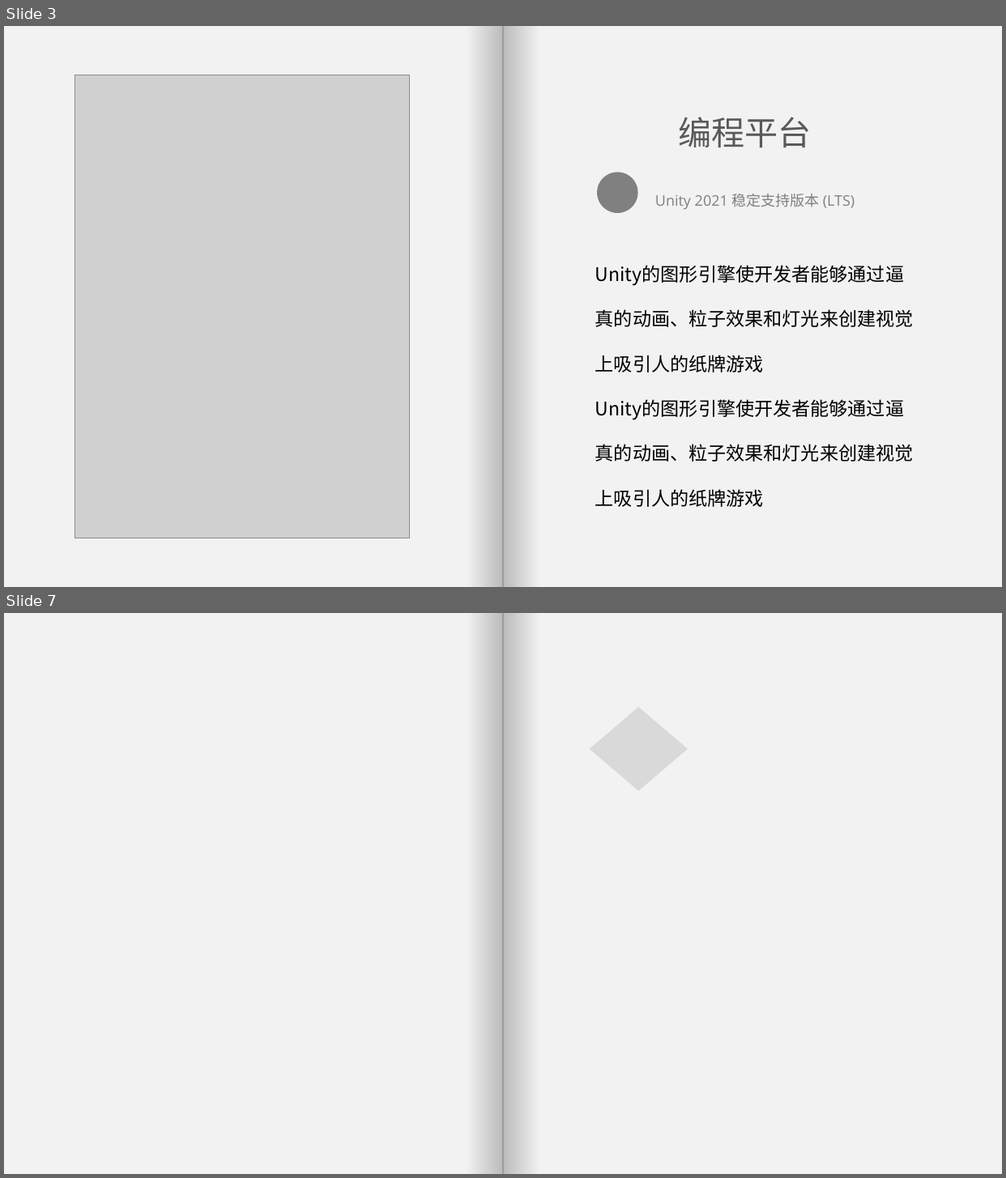
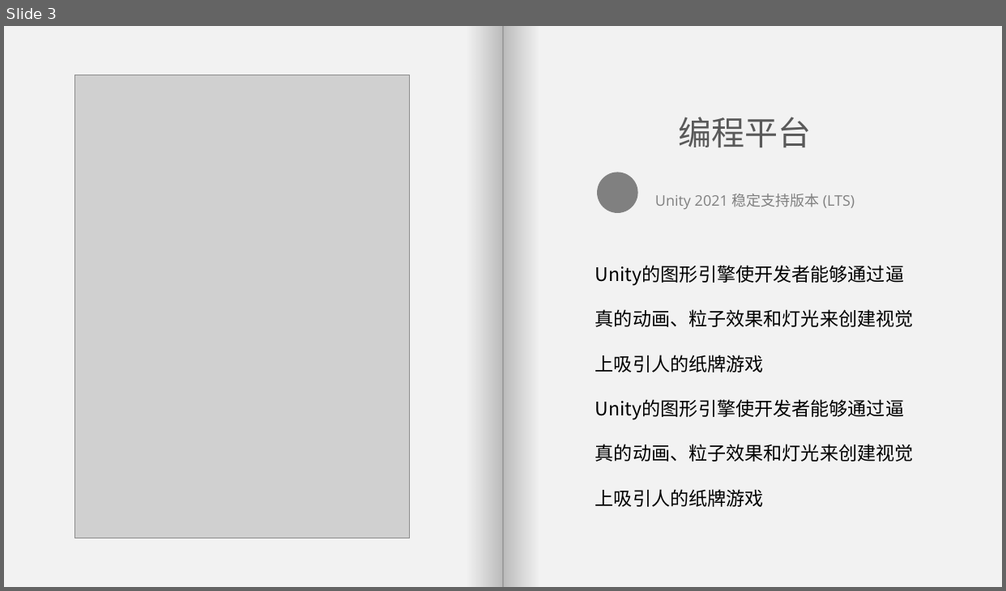
Before and after one commit to HongYi4588/CardGame, a slide deck: 永续地牢Ouroboros 设计方案.pptx. Shown one above the other, each under a label of ours: slides 3 and 7 before the commit, slide 3 after it; the slides between them are not shown. The pictures are 1006x1178 and 1006x591 pixels, drawn with LibreOffice and Linux fonts; fonts in the diff are those of the drawing; grey boxes stand for pictures. Boxes give left, top, right and bottom in pixels: in the first picture for what was removed or moved away, otherwise in the second. Text is boxed around its words. In the diff, an @@ line names an element or a change of style, - is before the commit and + after.

```diff
--- a/永续地牢Ouroboros 设计方案.pptx
+++ b/永续地牢Ouroboros 设计方案.pptx
@@ slide 7 removed at bbox=[4, 613, 1002, 1174], background #FFFFFF @@
@@ rectangle removed at bbox=[4, 613, 503, 1174] @@
@@ rectangle removed at bbox=[467, 613, 503, 1174] @@
@@ rectangle removed at bbox=[503, 613, 1002, 1174] @@
@@ rectangle removed at bbox=[503, 613, 540, 1174] @@
@@ diamond removed at bbox=[590, 707, 688, 791] @@
```
Also in this commit, not shown: 3 slides changed, 6 slides added, 1 other file.
